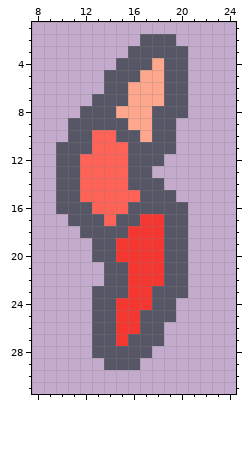
Edited in one commit: pixel-art sprite (sprites/status/inactive-infection.png). The first picture shows the starting point.
The file is 32x32 pixels. Shown: x 8..24, y 1..31.
The same view after the edit:
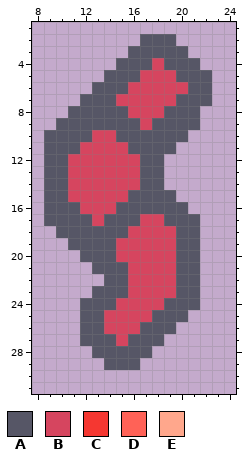
Palette (. is transparent): A #565666  B #d6455f  C #f53731  D #ff6257  E #ffa78c
The edit:
y 4: x 18 E -> B; x 21 . -> A
y 5: x 17..19 EEA -> BBB; x 21..22 .. -> AA
y 6: x 13 . -> A; x 16..22 EEEAA.. -> BBBBBAA
y 7: x 12 . -> A; x 15..19 AEEEA -> BBBBB; x 21..22 .. -> AA
y 8: x 11 . -> A; x 15..18 EEEA -> ABBB; x 21 . -> A
y 9: x 10 . -> A; x 16..17 EE -> AB; x 20..21 .. -> AA
y 10: x 9..10 .. -> AA; x 13..14 DD -> BB; x 17 E -> A; x 20 . -> A
y 11: x 9 . -> A; x 12..15 ADDD -> BBBB
y 12: x 9 . -> A; x 11..16 ADDDDA -> BBBBBB
y 13: x 9 . -> A; x 11..16 ADDDDA -> BBBBBB; x 18 . -> A
y 14: x 9 . -> A; x 11..16 ADDDDA -> BBBBBB
y 15: x 9 . -> A; x 11..16 ADDDDD -> BBBBBA
y 16: x 9 . -> A; x 12..15 ADDD -> BBBA
y 17: x 9..10 .. -> AA; x 13..14 AD -> BA; x 17..18 CC -> BB; x 21 . -> A
y 18: x 10..11 .. -> AA; x 16..19 CCCA -> BBBB; x 21 . -> A
y 19: x 11..12 .. -> AA; x 15..19 CCCCA -> BBBBB; x 21 . -> A
y 20: x 12 . -> A; x 15..19 CCCCA -> BBBBB; x 21 . -> A
y 21: x 13 . -> A; x 16..19 CCCA -> BBBB; x 21 . -> A
y 22: x 16..19 CCCA -> BBBB; x 21 . -> A
y 23: x 16..19 CCAA -> BBBB; x 21 . -> A
y 24: x 12 . -> A; x 15..18 CCCA -> BBBB; x 20..21 .. -> AA
y 25: x 12 . -> A; x 14..17 ACCA -> BBBB; x 20 . -> A
y 26: x 12 . -> A; x 14..16 ACC -> BBB; x 19 . -> A
y 27: x 12 . -> A; x 15 C -> B
Pixel boxes of the changes (left, top, right, bottom) in both pictures:
changed: (44, 58, 212, 346)
